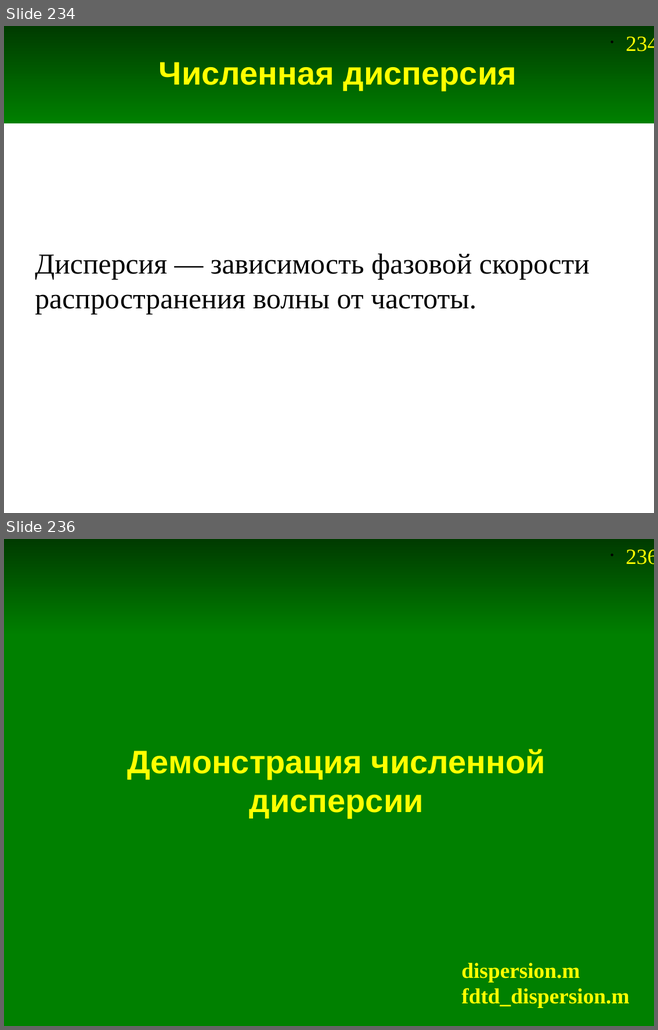
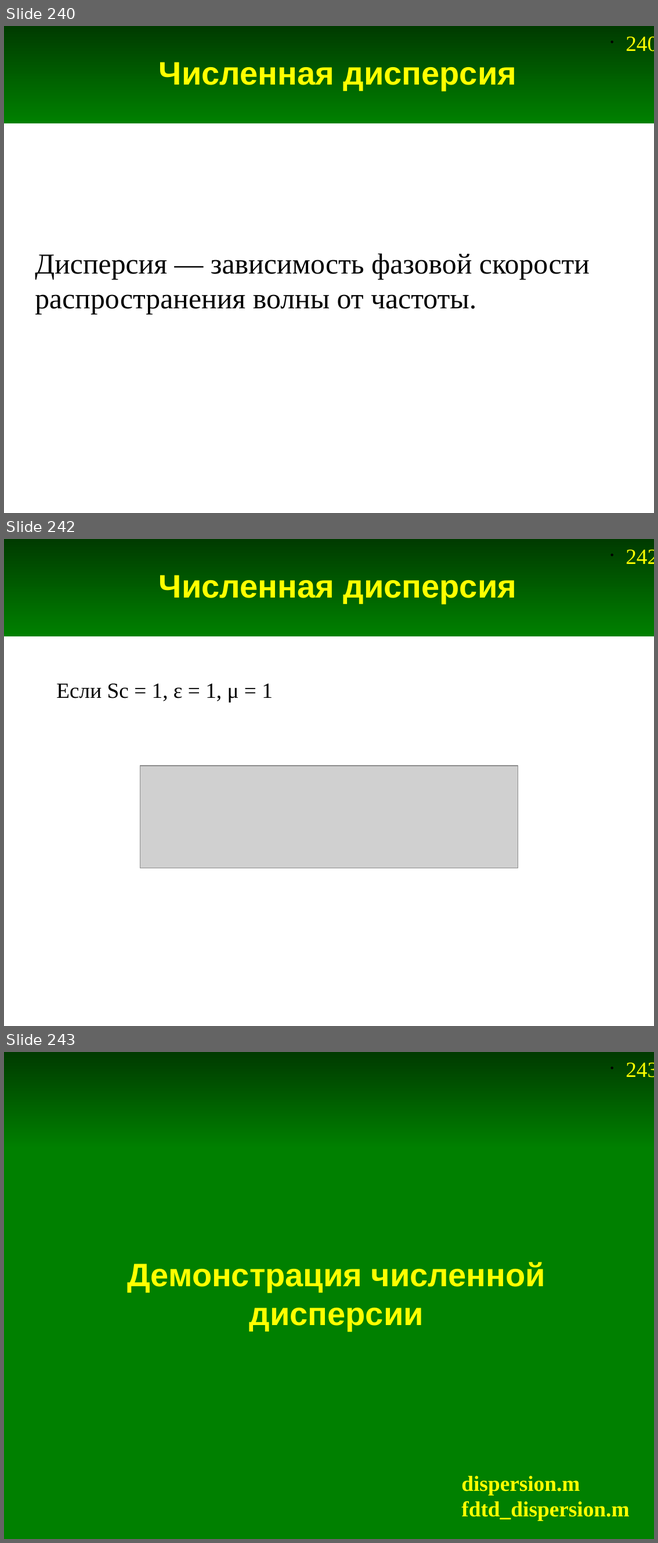
Before and after one commit to andris0147sv/modelling, a slide deck: presentations/2. FDTD.odp. Shown one above the other, each under a label of ours: slides 234 and 236 before the commit, slides 240, 242 and 243 after it; the slides between them are not shown. The pictures are 658x1030 and 658x1543 pixels, drawn with LibreOffice and Linux fonts; fonts in the diff are those of the drawing; grey boxes stand for pictures. Boxes give left, top, right and bottom in pixels: in the first picture for what was removed or moved away, otherwise in the second. Text is boxed around its words. In the diff, an @@ line names an element or a change of style, - is before the commit and + after.

```diff
--- a/presentations/2. FDTD.odp
+++ b/presentations/2. FDTD.odp
@@ slide 242 added at [4,539,654,1026], background #FFFFFF; not listed: 2 template elements that a slide beside it also shows @@
@@ title added at [159,575,516,603], 36 pt, text #FFFF00, bold @@
+Численная дисперсия
@@ text added at [56,683,273,702], 24 pt, text #000000 @@
+Если Sc = 1, ε = 1, μ = 1
@@ picture added at [140,766,517,868] @@
@@ what was slide 234 is now slide 240 @@
@@ page number at [625,36,654,52]: text changed @@
-• 234
+• 240
@@ what was slide 236 is now slide 243 @@
@@ page number at [625,1062,654,1078]: text changed @@
-• 236
+• 243
```
Also in this commit, not shown: 11 slides changed, 7 other slides added, 1 slide removed, 8 other files.
